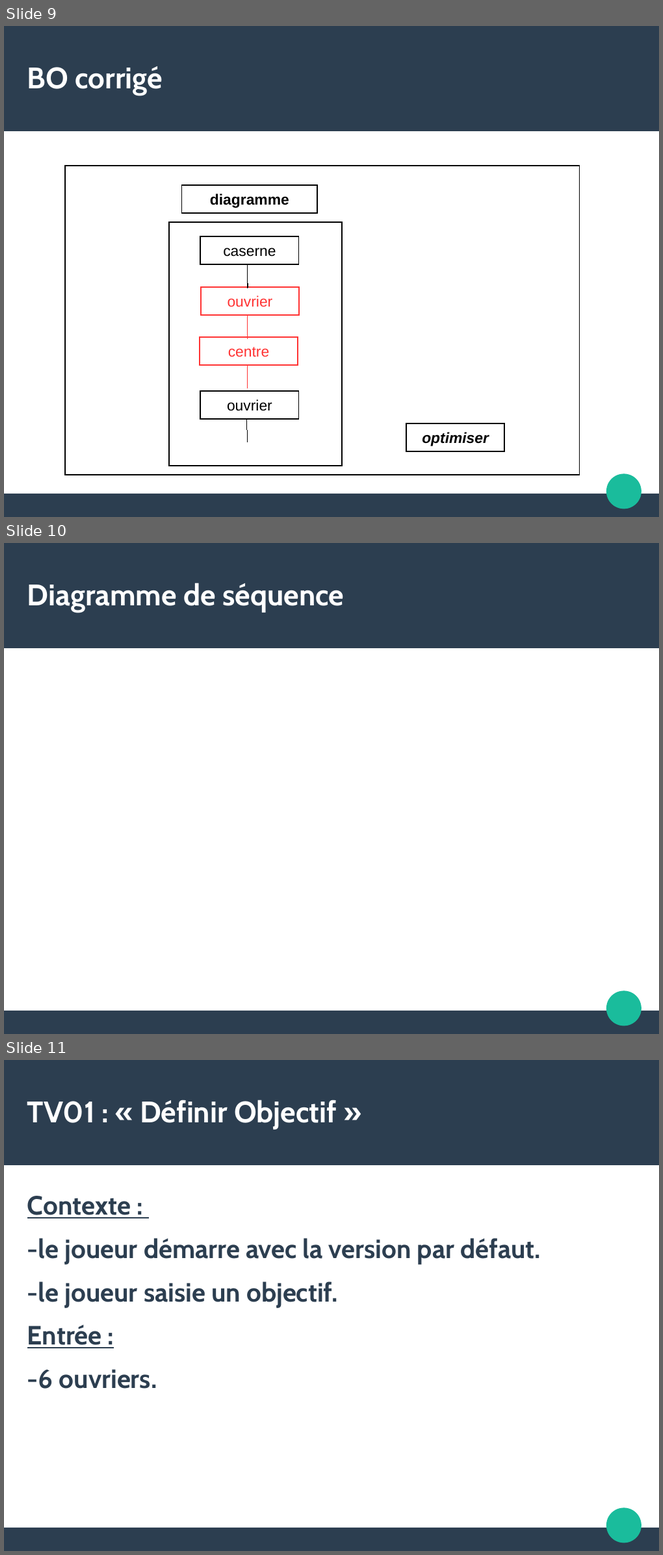
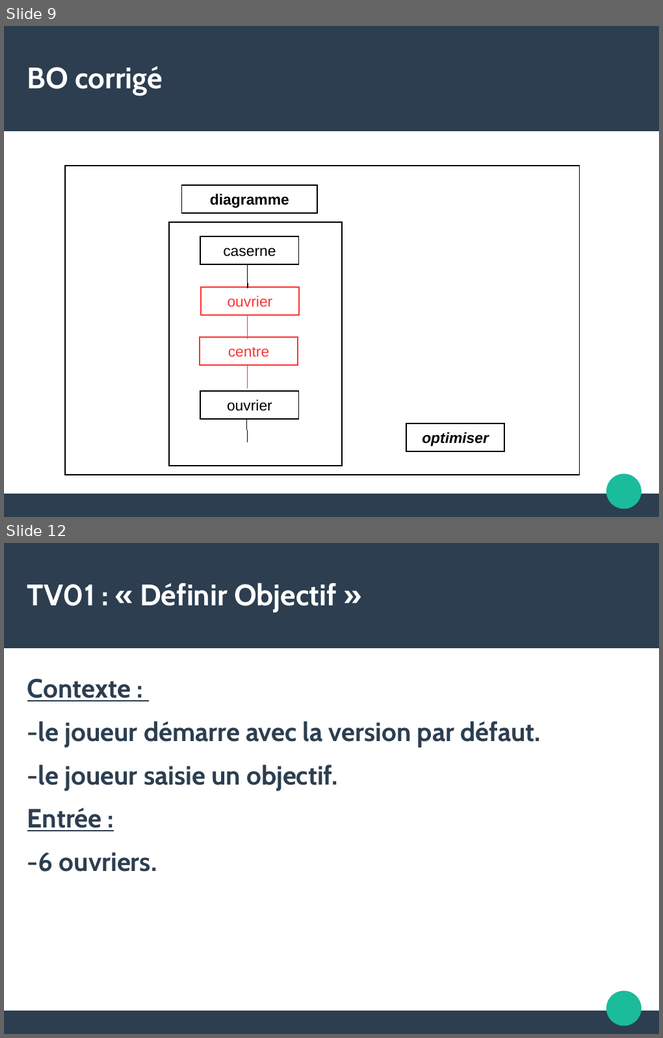
Before and after one commit to natmaurice/tme-il-smartbuilders, a slide deck: IL.odp. Shown one above the other, each under a label of ours: slides 9, 10 and 11 before the commit, slides 9 and 12 after it; the slides between them are not shown. The pictures are 663x1555 and 663x1038 pixels, drawn with LibreOffice and Linux fonts; fonts in the diff are those of the drawing. Boxes give left, top, right and bottom in pixels: in the first picture for what was removed or moved away, otherwise in the second. Text is boxed around its words. In the diff, an @@ line names an element or a change of style, - is before the commit and + after.

```diff
--- a/IL.odp
+++ b/IL.odp
@@ slide 10 removed at box(4, 543, 659, 1034), background #FFFFFF; not listed: 3 template elements that a slide beside it also shows @@
@@ title removed at box(27, 583, 344, 613) @@
-Diagramme de séquence
@@ what was slide 11 is now slide 12 @@
```
Also in this commit, not shown: 2 slides changed, 2 slides added, 2 other slides removed, 8 other files.
